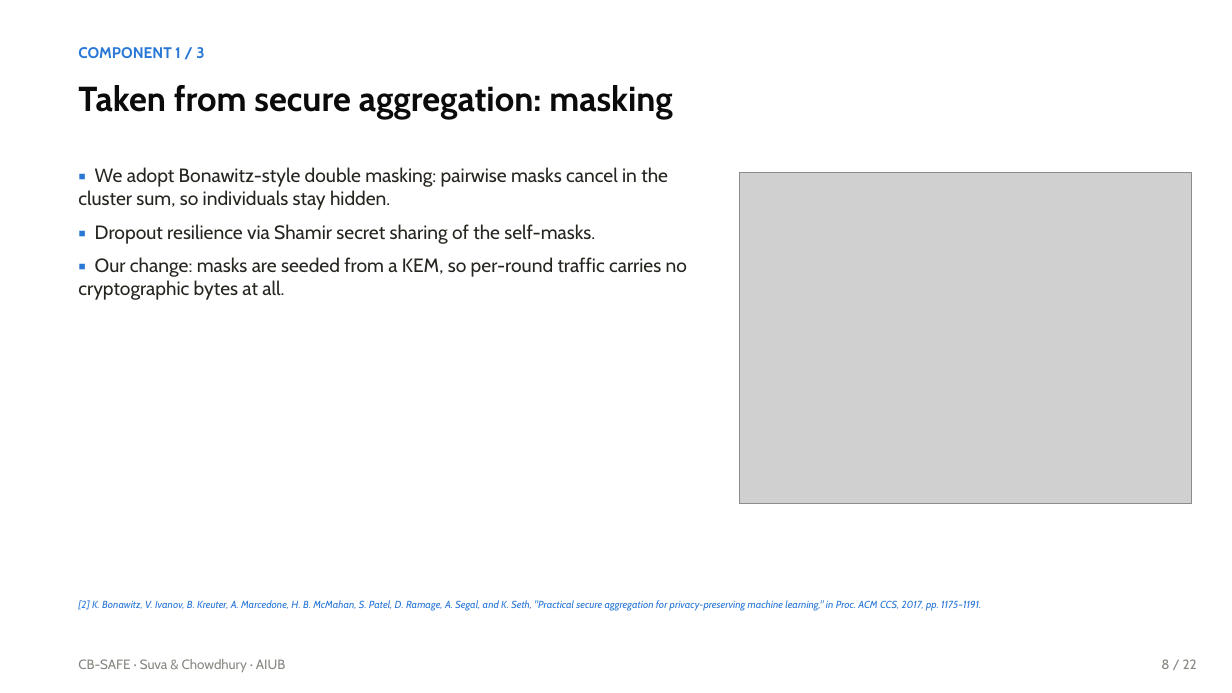
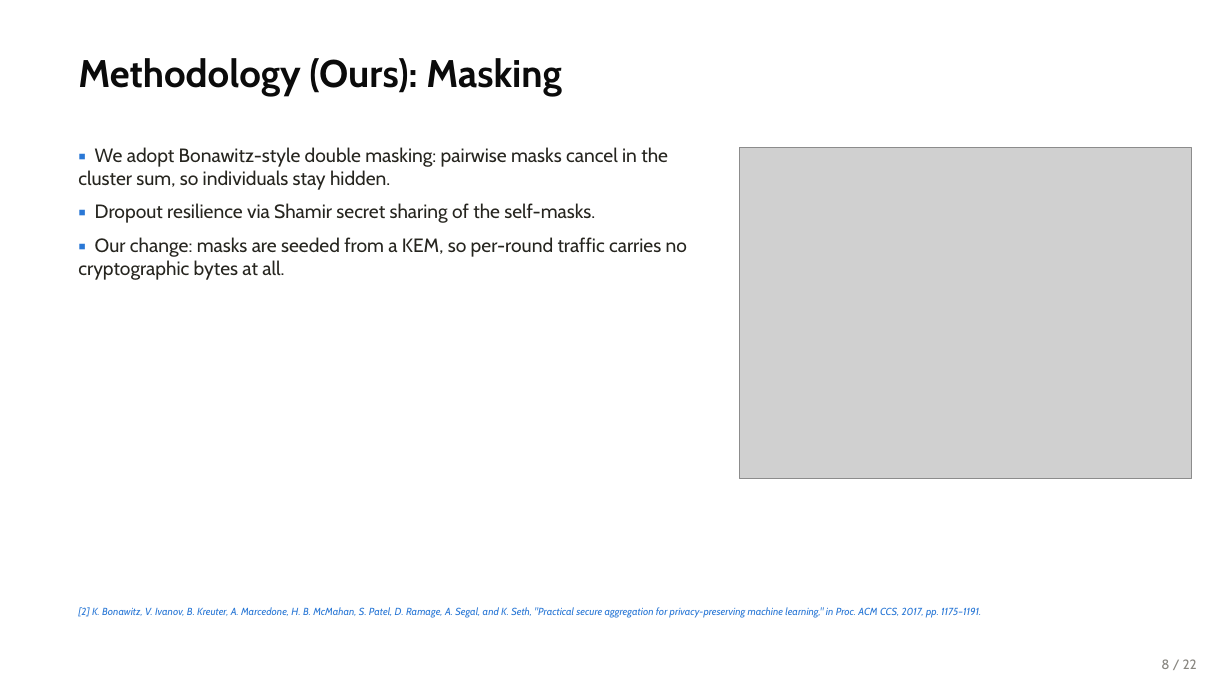
Before and after one commit to wshuv-o/cb-safe-draft, a slide deck: slide 9 of paper/cbsafe_deck.pptx. Drawn at 1232x693 pixels with LibreOffice and Linux fonts; fonts in the diff are those of the drawing; grey boxes stand for pictures. Boxes give left, top, right and bottom in pixels: in the first picture for what was removed or moved away, otherwise in the second. Text is boxed around its words. In the diff, an @@ line names an element or a change of style, - is before the commit and + after.

```diff
--- a/paper/cbsafe_deck.pptx
+++ b/paper/cbsafe_deck.pptx
@@ text at (x1=78, y1=58, x2=562, y2=96): text changed; size 27 to 30 pt @@
-Taken from secure aggregation: masking
+Methodology (Ours): Masking
@@ text removed at (x1=78, y1=47, x2=204, y2=58) @@
-COMPONENT 1 / 3
@@ text "▪ We adopt Bonawitz-style double ..." moved from (x1=78, y1=167, x2=687, y2=300) to (x1=78, y1=147, x2=687, y2=280) @@
@@ picture moved from (x1=739, y1=173, x2=1192, y2=504) to (x1=739, y1=148, x2=1192, y2=479) @@
@@ text "[2] K. Bonawitz, V. Ivanov, ..." moved from (x1=78, y1=600, x2=981, y2=610) to (x1=78, y1=607, x2=981, y2=618) @@
@@ text removed at (x1=78, y1=659, x2=285, y2=672) @@
-CB-SAFE · Suva & Chowdhury · AIUB
```
Also in this commit, not shown: 23 other slides changed, 32 other files.
